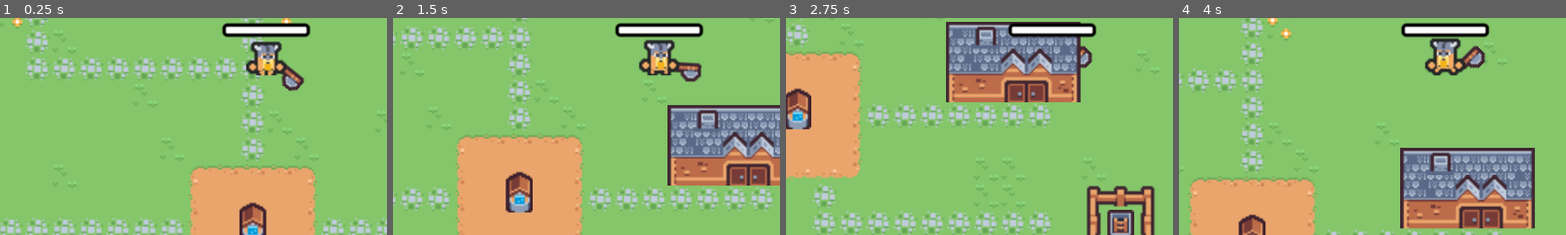
Above: before the commit, frames 1-4 (left to right).
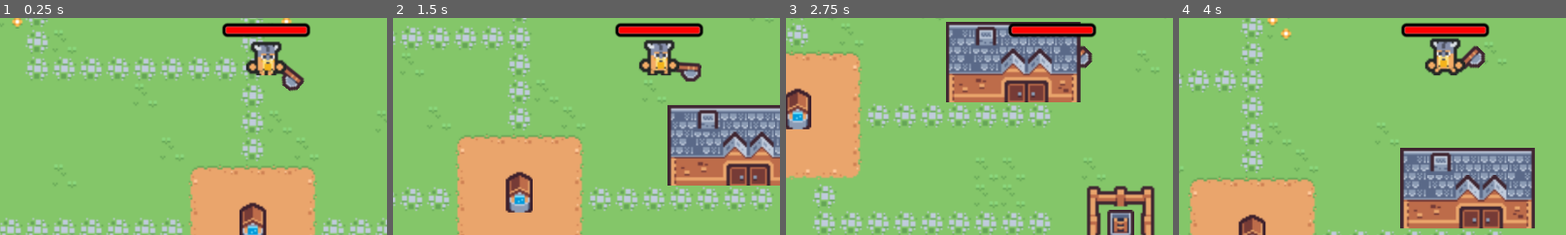
Above: after the commit, the same moments.

Repository: GodEmperorDaniel/crab-survivor
Game: Godot game, scene res://Scenes/Main_Scene.tscn
The game is run twice, just before and just after one commit, with the same random seed, the same clock (stepped at 60 frames per second) and the same inputs.
Inputs (mouse positions are % of the whole screen's width and height, from its top left):
- Up to frame 1 (0.25 s): no input
- Up to frame 2 (1.5 s): tap Enter at 0.5 s; move the mouse to (72, 45) at 0.52 s; press the mouse at (72, 45) at 0.53 s; hold D (move_right) 0.53-1.28 s; move the mouse to (30, 55) at 1.27 s; release the mouse at (30, 55) at 1.28 s; hold S (move_down) from 1.28 s (still down); click (30, 55) at 1.35 s
- Up to frame 3 (2.75 s): move the mouse to (60, 28) at 2.02 s; release S (move_down) at 2.03 s; press the mouse at (60, 28) at 2.03 s; hold D (move_right) from 2.03 s (still down)
- Up to frame 4 (4 s): move the mouse to (45, 70) at 2.77 s; release D (move_right) at 2.78 s; release the mouse at (45, 70) at 2.78 s; hold W (move_up) 2.78-3.53 s; click (45, 70) at 2.85 s; move the mouse to (80, 65) at 3.52 s; press the mouse at (80, 65) at 3.53 s; hold A (move_left) from 3.53 s (still down)
The pictures show only the part of the screen within x 16-66%, y 41-91%; the shares and areas given below are measured in that part.

The runs differ from the first frame. In frame 1, 0.8% of the frame differs, in the area x 58-80%, y 3-8%; in frame 2, 0.8%; in frame 3, 0.8%; in frame 4, 0.8%.

Commit message:
Added health bar to enemy

Diff:
--- a/Scenes/Enemy.tscn
+++ b/Scenes/Enemy.tscn
@@ -1,7 +1,8 @@
-[gd_scene load_steps=4 format=3 uid="uid://fu0iw37jpmal"]
+[gd_scene load_steps=5 format=3 uid="uid://dmh8kmu8j7tn7"]
 
 [ext_resource type="Script" path="res://Scripts/Enemy.gd" id="1_8idm4"]
-[ext_resource type="SpriteFrames" uid="uid://8mcoxty4sdm8" path="res://Sprites/SpriteFrames/enemy_running.tres" id="1_ggkbk"]
+[ext_resource type="SpriteFrames" uid="uid://q2537wbdfuhb" path="res://Sprites/SpriteFrames/enemy_running.tres" id="1_ggkbk"]
+[ext_resource type="PackedScene" uid="uid://dow4vyaa53hfn" path="res://Scenes/HealthBar.tscn" id="3_lwhu2"]
 
 [sub_resource type="RectangleShape2D" id="RectangleShape2D_8lbri"]
 size = Vector2(10, 12)
@@ -18,3 +19,9 @@
 [node name="Animation" type="AnimatedSprite2D" parent="."]
 sprite_frames = ExtResource("1_ggkbk")
 animation = &"running"
+
+[node name="HealthBar" parent="." instance=ExtResource("3_lwhu2")]
+offset_top = -20.0
+offset_bottom = -4.0
+
+[connection signal="owner_died" from="HealthBar" to="." method="_on_died"]
--- a/Scenes/HealthBar.tscn
+++ b/Scenes/HealthBar.tscn
@@ -33,15 +33,23 @@
 
 [node name="HealthBar" type="HSlider"]
 z_index = 1000
+anchors_preset = 8
+anchor_left = 0.5
+anchor_top = 0.5
+anchor_right = 0.5
+anchor_bottom = 0.5
 offset_left = -24.0
-offset_top = -23.0
+offset_top = -8.0
 offset_right = 24.0
-offset_bottom = -7.0
+offset_bottom = 8.0
+grow_horizontal = 2
+grow_vertical = 2
 theme_override_icons/grabber = SubResource("ImageTexture_gkgai")
 theme_override_icons/grabber_disabled = SubResource("ImageTexture_7meb5")
 theme_override_styles/slider = SubResource("StyleBoxFlat_5eagr")
 theme_override_styles/grabber_area = SubResource("StyleBoxFlat_g181a")
 theme_override_styles/grabber_area_highlight = SubResource("StyleBoxEmpty_5ofhb")
+value = 100.0
 editable = false
 scrollable = false
 script = ExtResource("1_qvm1q")
--- a/Scenes/Player.tscn
+++ b/Scenes/Player.tscn
@@ -91,6 +91,8 @@
 zoom = Vector2(2.5, 2.5)
 
 [node name="HealthBar" parent="." instance=ExtResource("5_sr1ur")]
+offset_top = -23.0
+offset_bottom = -7.0
 
 [connection signal="animation_finished" from="Animation/Weapon/Animation" to="Animation/Weapon" method="_on_attack_animation_finished"]
 [connection signal="animation_started" from="Animation/Weapon/Animation" to="Animation/Weapon" method="_on_attack_animation_started"]
--- a/Scripts/Enemy.gd
+++ b/Scripts/Enemy.gd
@@ -14,3 +14,7 @@
 		velocity = direction * SPEED
 
 	move_and_slide()
+
+
+func _on_died():
+	queue_free()
Not shown: 1 places in Sprites/SpriteFrames/enemy_running.tres that only renumber resources
